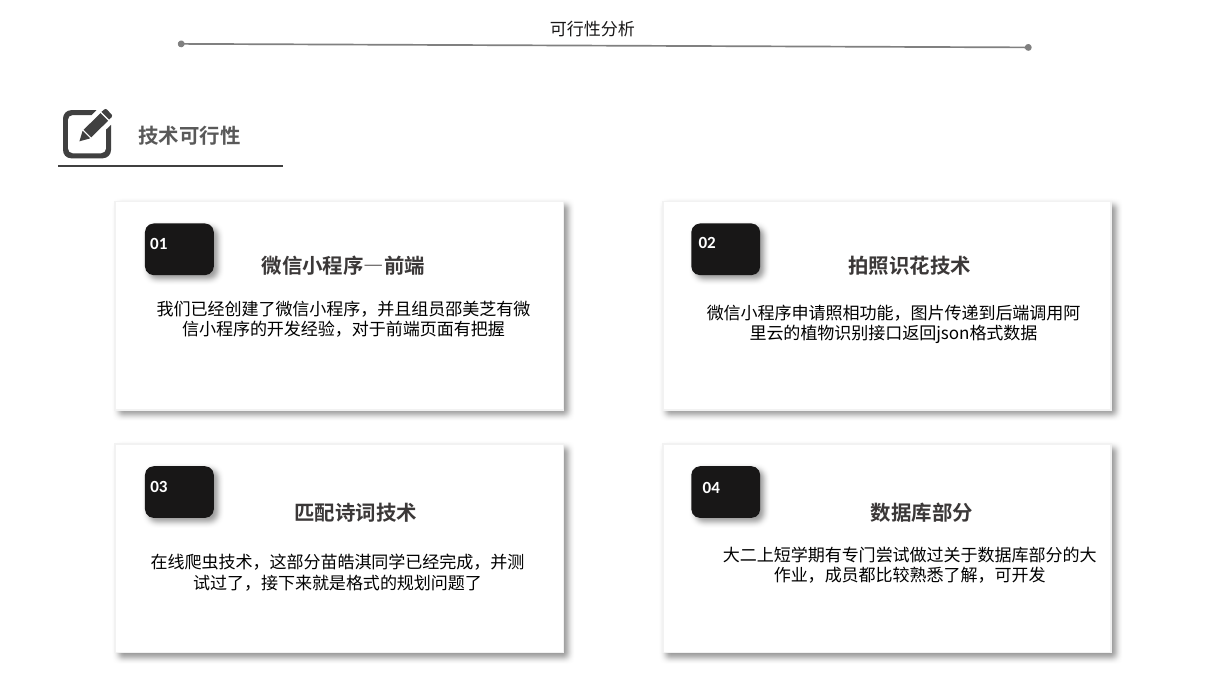
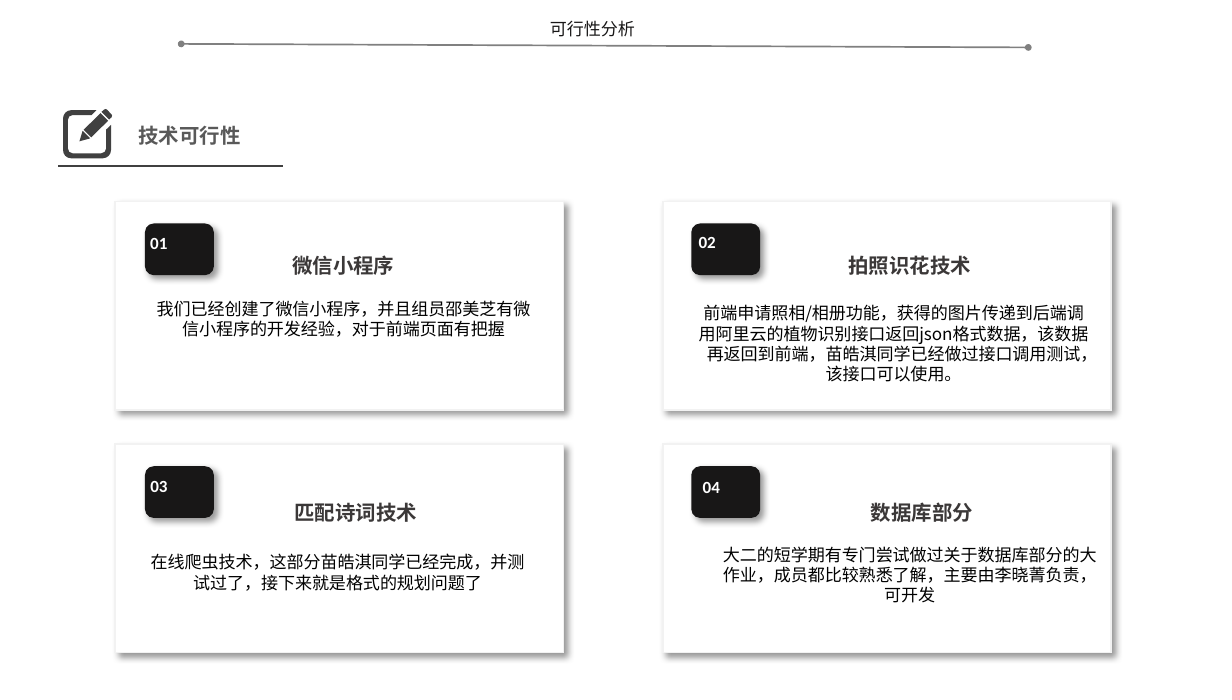
Before and after one commit to SixteenTime/SEProject-Flower, a slide deck: slide 4 of documents/work/project_plan/SE2020-G05-项目计划0.2.pptx. Drawn at 1232x700 pixels with LibreOffice and Linux fonts; fonts in the diff are those of the drawing. Boxes give left, top, right and bottom in pixels: in the first picture for what was removed or moved away, otherwise in the second. Text is boxed around its words. In the diff, an @@ line names an element or a change of style, - is before the commit and + after.

```diff
--- a/documents/work/project_plan/SE2020-G05-项目计划0.2.pptx
+++ b/documents/work/project_plan/SE2020-G05-项目计划0.2.pptx
@@ text at <box>292,255,394,275</box>: text changed @@
-微信小程序—前端
+微信小程序
@@ text at <box>699,304,1098,382</box>: text changed @@
-微信小程序申请照相功能，图片传递到后端调用阿里云的植物识别接口返回json格式数据
+前端申请照相/相册功能，获得的图片传递到后端调用阿里云的植物识别接口返回json格式数据，该数据再返回到前端，苗皓淇同学已经做过接口调用测试，该接口可以使用。
@@ text at <box>723,546,1097,603</box>: text changed @@
-大二上短学期有专门尝试做过关于数据库部分的大作业，成员都比较熟悉了解，可开发
+大二的短学期有专门尝试做过关于数据库部分的大作业，成员都比较熟悉了解，主要由李晓菁负责，可开发
```
Also in this commit, not shown: 17 other slides changed, 6 slides added, 4 other files.
